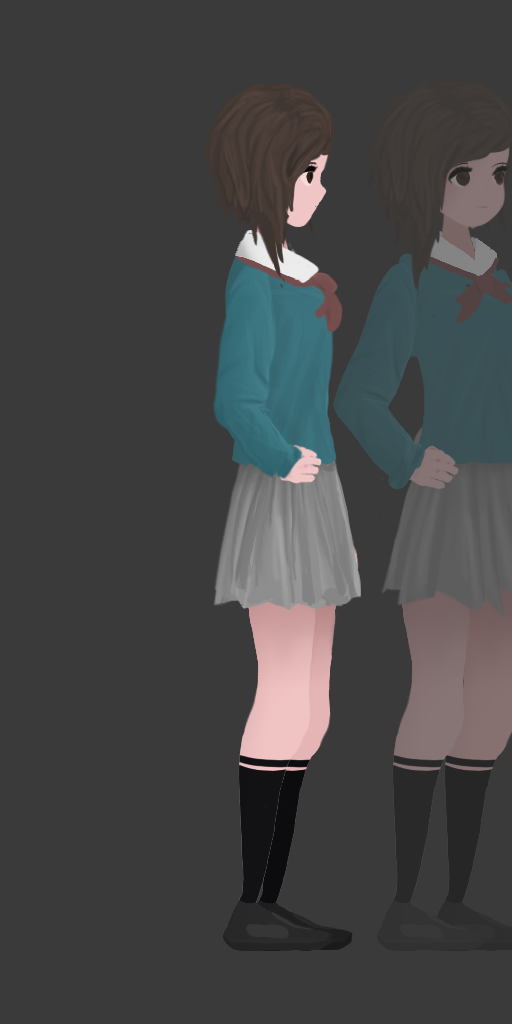
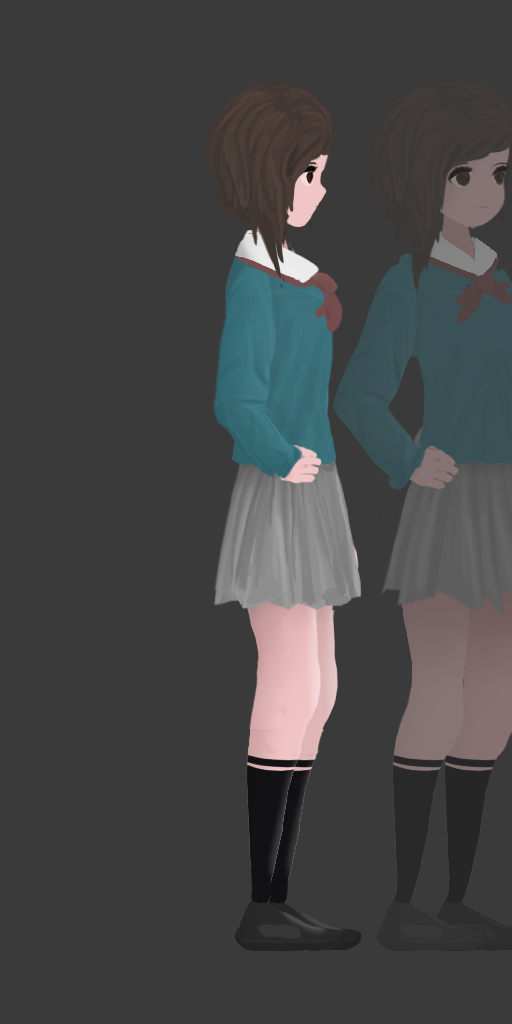
Comparing the layer stacks of the two 512 × 1024 images. Changes:
added layer "arm_right" (1st of 2, in (unnamed layer)) above "arm_right_group" over [247, 516, 381, 704]
moved "arm_right" (2nd of 2, in (unnamed layer) › "arm_right_group") into group "arm_right_group" over [247, 516, 381, 641]
painted on "leg_right" over [223, 516, 381, 952]
painted on "leg_left" (1st of 2, in (unnamed layer)) over [223, 516, 381, 952]
added layer "arm_left" (1st of 2, in (unnamed layer)) above "arm_left_group" over [247, 516, 381, 704]
moved "arm_left" (2nd of 2, in (unnamed layer) › "arm_left_group") into group "arm_left_group" over [247, 543, 359, 640]
painted on "hand_left" over [292, 516, 381, 646]
painted on "B" over [223, 516, 381, 952]
